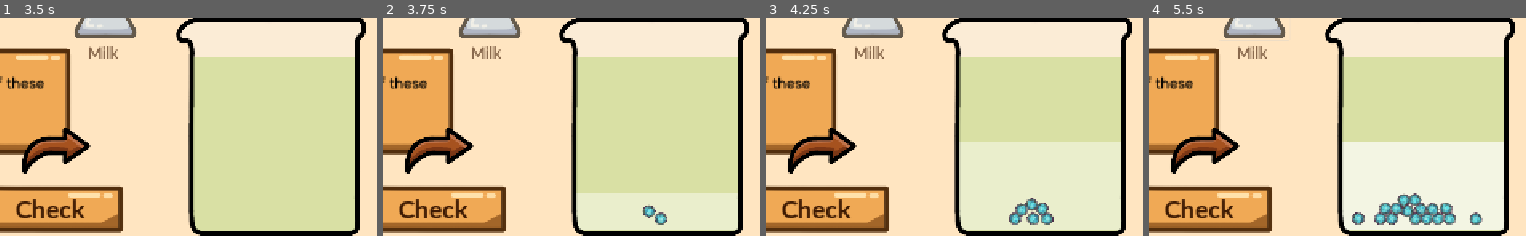
Above: before the commit, frames 1-4 (left to right).
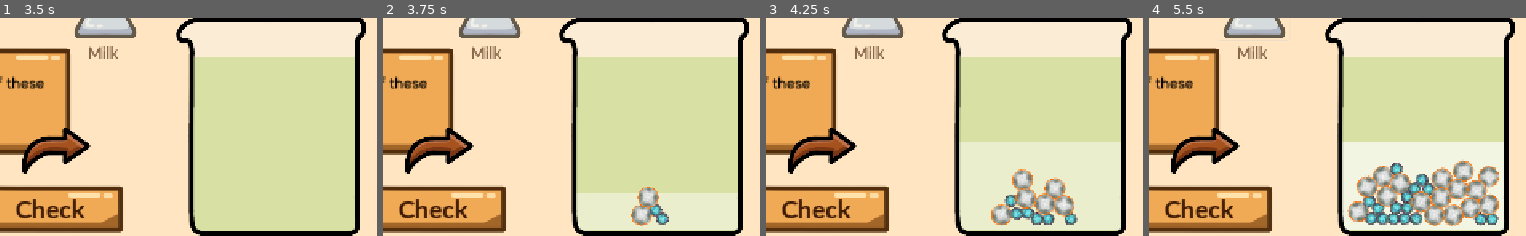
Above: after the commit, the same moments.

Repository: Fae-aof/Digestion-Junction
Game: Godot game, scene res://Levels/level 1.tscn
Two runs of this game, one before a commit and one after it. Both use one fixed random seed, a clock stepped at 60 frames per second and the inputs below.
Inputs (mouse positions are % of the whole screen's width and height, from its top left):
- Up to frame 1 (3.5 s): click "Drain" at 0.5 s; click "Reset" at 1.25 s; click (5, 12) at 2.02 s; click "Water" at 2.75 s
- Up to frame 2 (3.75 s): click "Milk" at 3.5 s
- Up to frame 3 (4.25 s): no input
- Up to frame 4 (5.5 s): tap Enter at 4.25 s; move the mouse to (74, 44) at 4.27 s; hold Right 4.28-5.03 s; tap Alt at 4.35 s; click (74, 44) at 4.42 s; move the mouse to (30, 54) at 5.02 s; hold Down from 5.03 s (still down); tap Shift at 5.1 s
The pictures show only the part of the screen within x 50-100%, y 49-99%; the shares and areas given below are measured in that part.

Frame 1 is identical in both runs. In frame 2, 1.0% of the frame differs, in the area x 65-76%, y 77-96%; in frame 3, 3.1%; in frame 4, 8.2%, in the area x 52-93%, y 64-96%.

Commit message:
Added next section which allows player to use the solutions in the digestion system
- Camera can pan from lab area to the digestion track
- Players can pour the solution from the beaker into the track (currently represented by another beaker)
- Solution in the track area has the same solutions and breaks down the molecules

Diff:
--- /dev/null
+++ b/digestion-junction/Digestion Track/Resources/Molecule List.gd
@@ -0,0 +1,5 @@
+extends Resource
+
+class_name molecule_List
+
+@export var molecule_dict : Dictionary[PackedScene, int]
--- /dev/null
+++ b/digestion-junction/Digestion Track/Resources/track_molecules.tres
@@ -0,0 +1,13 @@
+[gd_resource type="Resource" script_class="molecule_List" format=3 uid="uid://c0fi0s4rej8pk"]
+
+[ext_resource type="PackedScene" uid="uid://b5tw7q72jl324" path="res://Nutrients/Starch.tscn" id="1_qcfym"]
+[ext_resource type="PackedScene" uid="uid://d1tamq3kgnvad" path="res://Nutrients/Protein.tscn" id="2_r2747"]
+[ext_resource type="Script" uid="uid://d1agw78g2qkh1" path="res://Digestion Track/Resources/Molecule List.gd" id="3_7g1nx"]
+
+[resource]
+script = ExtResource("3_7g1nx")
+molecule_dict = Dictionary[PackedScene, int]({
+ExtResource("1_qcfym"): 8,
+ExtResource("2_r2747"): 10
+})
+metadata/_custom_type_script = "uid://d1agw78g2qkh1"
--- /dev/null
+++ b/digestion-junction/Digestion Track/track_level.gd
@@ -0,0 +1,24 @@
+extends CanvasLayer
+
+@onready var solution_maker: CanvasLayer = $"Solution Maker"
+@onready var camera: Camera2D = $Camera2D
+@onready var mixed_scene = preload("res://Solution Making/mixed_solution.tscn")
+@onready var solution_marker: Marker2D = $"Solution Marker"
+
+func _on_to_track_pressed() -> void:
+	var tween = create_tween()
+	tween.tween_property(camera, "global_position", Vector2(1280, 0), 0.4)
+
+func _on_to_lab_pressed() -> void:
+	var tween = create_tween()
+	tween.tween_property(camera, "global_position", Vector2(0, 0), 0.4)
+
+
+func _on_pour_solution_pressed() -> void:
+	add_solution(solution_maker.components)
+
+func add_solution(components : Array):
+	var new_solution = mixed_scene.instantiate()
+	solution_marker.add_child(new_solution)
+	new_solution.position = Vector2(0, 0)
+	new_solution.fill_up(components)
--- /dev/null
+++ b/digestion-junction/Digestion Track/track_level.tscn
@@ -0,0 +1,79 @@
+[gd_scene format=3 uid="uid://broflgkg2jq7f"]
+
+[ext_resource type="PackedScene" uid="uid://dt11t02dlt8ws" path="res://Solution Making/solution_maker.tscn" id="1_6exo4"]
+[ext_resource type="Script" uid="uid://ce82m4g6pa35i" path="res://Digestion Track/track_level.gd" id="1_vb88u"]
+[ext_resource type="Texture2D" uid="uid://bfgnyi8sbya7r" path="res://Sprites/forward arrow.png" id="2_vb88u"]
+[ext_resource type="Texture2D" uid="uid://bar2076lmp0br" path="res://Sprites/back arrow.png" id="3_uqpas"]
+[ext_resource type="PackedScene" uid="uid://bkcfulmrtllt3" path="res://Solution Making/container.tscn" id="5_fe8wv"]
+[ext_resource type="PackedScene" uid="uid://co71wxdgxlkv" path="res://Spawner/spawner.tscn" id="6_44aes"]
+[ext_resource type="Script" uid="uid://chscomoh11xkm" path="res://Digestion Track/track_spawner.gd" id="7_44aes"]
+[ext_resource type="Resource" uid="uid://c0fi0s4rej8pk" path="res://Digestion Track/Resources/track_molecules.tres" id="8_nf48s"]
+
+[sub_resource type="StyleBoxFlat" id="StyleBoxFlat_1vivr"]
+bg_color = Color(1, 0.8980392, 0.75686276, 1)
+
+[node name="Track Level" type="CanvasLayer" unique_id=1752386766]
+layer = 2
+follow_viewport_enabled = true
+script = ExtResource("1_vb88u")
+
+[node name="Solution Maker" parent="." unique_id=447134398 instance=ExtResource("1_6exo4")]
+follow_viewport_enabled = true
+cheats = true
+
+[node name="Panel" type="Panel" parent="." unique_id=1898073826]
+anchors_preset = 15
+anchor_right = 1.0
+anchor_bottom = 1.0
+offset_left = 1280.0
+offset_right = 1280.0
+grow_horizontal = 2
+grow_vertical = 2
+theme_override_styles/panel = SubResource("StyleBoxFlat_1vivr")
+
+[node name="To Track" type="Button" parent="." unique_id=54326457]
+offset_left = 1097.0
+offset_top = 598.0
+offset_right = 1279.0
+offset_bottom = 720.0
+icon = ExtResource("2_vb88u")
+flat = true
+
+[node name="Pour Solution" type="Button" parent="." unique_id=968672212]
+offset_left = 1472.0
+offset_top = 208.0
+offset_right = 1654.0
+offset_bottom = 330.0
+theme_override_colors/font_color = Color(0, 0, 0, 1)
+theme_override_font_sizes/font_size = 42
+text = "Pour"
+icon = ExtResource("2_vb88u")
+flat = true
+icon_alignment = 1
+vertical_icon_alignment = 0
+
+[node name="To Lab" type="Button" parent="." unique_id=1669106102]
+offset_left = 1280.0
+offset_top = 598.0
+offset_right = 1462.0
+offset_bottom = 720.0
+icon = ExtResource("3_uqpas")
+flat = true
+
+[node name="Camera2D" type="Camera2D" parent="." unique_id=529686251]
+anchor_mode = 0
+
+[node name="Container" parent="." unique_id=1660461192 instance=ExtResource("5_fe8wv")]
+position = Vector2(1893, 300)
+
+[node name="Solution Marker" type="Marker2D" parent="." unique_id=785830186]
+position = Vector2(1899, 438)
+
+[node name="Spawner" parent="." unique_id=261790585 instance=ExtResource("6_44aes")]
+position = Vector2(1886, 55)
+script = ExtResource("7_44aes")
+molecule_list = ExtResource("8_nf48s")
+
+[connection signal="pressed" from="To Track" to="." method="_on_to_track_pressed"]
+[connection signal="pressed" from="Pour Solution" to="." method="_on_pour_solution_pressed"]
+[connection signal="pressed" from="To Lab" to="." method="_on_to_lab_pressed"]
--- /dev/null
+++ b/digestion-junction/Digestion Track/track_spawner.gd
@@ -0,0 +1,24 @@
+extends Node2D
+
+@onready var top_left: Marker2D = $Top_Left
+@onready var bottom_right: Marker2D = $Bottom_Right
+@export var molecule_list : molecule_List
+var nutrient_scene
+var x
+var y
+
+
+# Called when the node enters the scene tree for the first time.
+func _ready() -> void:
+	x = bottom_right.position.x
+	y = bottom_right.position.y
+	bottom_right.queue_free()
+	top_left.queue_free()
+	var dict = molecule_list.molecule_dict
+	for i in dict:
+		for h in dict[i]:
+			var nutrient = i.instantiate()
+			nutrient.global_position = Vector2(randf_range(-x, x), randf_range(-y, y))
+
+			add_child(nutrient)
+			await get_tree().create_timer(0.08).timeout
--- a/digestion-junction/Levels/level 4.tscn
+++ b/digestion-junction/Levels/level 4.tscn
@@ -25,8 +25,8 @@
 
 [node name="Guide" type="Panel" parent="." unique_id=1112067197]
 offset_left = 103.0
-offset_top = 433.0
-offset_right = 746.0
+offset_top = 434.0
+offset_right = 748.0
 offset_bottom = 608.0
 theme_override_styles/panel = ExtResource("5_ku8fe")
 
--- a/digestion-junction/Solution Making/Solution List Resource/flask_sprite_list.tres
+++ b/digestion-junction/Solution Making/Solution List Resource/flask_sprite_list.tres
@@ -1,15 +1,17 @@
 [gd_resource type="Resource" script_class="sprite_list" format=3 uid="uid://ccguvsuuw4vx"]
 
 [ext_resource type="Script" uid="uid://mkeyn1cfuan6" path="res://Solution Making/Solution List Resource/sprite_list_resource.gd" id="1_w0y0l"]
-[ext_resource type="Texture2D" uid="uid://drpk17nam0lxs" path="res://Milestone 1 Sprites/red flask.png" id="2_4nq2r"]
-[ext_resource type="Texture2D" uid="uid://c5ce6v6ivt5qm" path="res://Milestone 1 Sprites/blue flask.png" id="3_y726c"]
-[ext_resource type="Texture2D" uid="uid://nci73bi47inx" path="res://Milestone 1 Sprites/yellow flask.png" id="4_4u26s"]
-[ext_resource type="Texture2D" uid="uid://gijwjhqvgcgr" path="res://Milestone 1 Sprites/green flask.png" id="5_c4vpu"]
-[ext_resource type="Texture2D" uid="uid://cyowm448pm8sg" path="res://Milestone 1 Sprites/purple flask.png" id="6_ye1yq"]
+[ext_resource type="Texture2D" uid="uid://dx7ucfg5yfjw8" path="res://Sprites/red flask.png" id="2_y726c"]
+[ext_resource type="Texture2D" uid="uid://cgf1a58kok4rl" path="res://Sprites/blue flask.png" id="3_4u26s"]
+[ext_resource type="Texture2D" uid="uid://dvv5bsy2dgg4x" path="res://Sprites/yellow flask.png" id="4_c4vpu"]
+[ext_resource type="Texture2D" uid="uid://bik02lfax13rg" path="res://Sprites/green flask.png" id="5_ye1yq"]
+[ext_resource type="Texture2D" uid="uid://bq7cypmb64anf" path="res://Sprites/purple flask.png" id="6_lx2l3"]
+[ext_resource type="Texture2D" uid="uid://1t8bu42w3jd2" path="res://Sprites/orange flask.png" id="7_u0io6"]
+[ext_resource type="Texture2D" uid="uid://bd0jaddj3ebtx" path="res://Sprites/pink flask.png" id="8_xntbl"]
 
 [resource]
 script = ExtResource("1_w0y0l")
-sprites = Array[Texture]([ExtResource("2_4nq2r"), ExtResource("3_y726c"), ExtResource("4_4u26s"), ExtResource("5_c4vpu"), ExtResource("6_ye1yq"), ExtResource("3_y726c"), ExtResource("4_4u26s"), ExtResource("5_c4vpu")])
-colours = Array[String](["ff666653", "98ffff53", "ffff8253", "8aff8c53", "ff9dff53", "98ffff53", "ffff8253", "8aff8c53"])
-numbers = Array[int]([0, 1, 2, 3, 4, 5, 6, 7])
+sprites = Array[Texture]([ExtResource("2_y726c"), ExtResource("3_4u26s"), ExtResource("4_c4vpu"), ExtResource("5_ye1yq"), ExtResource("6_lx2l3"), ExtResource("7_u0io6"), ExtResource("8_xntbl"), ExtResource("2_y726c"), ExtResource("3_4u26s"), ExtResource("4_c4vpu"), ExtResource("5_ye1yq"), ExtResource("6_lx2l3")])
+colours = Array[String](["ff666680", "1d77cb80", "fff32e80", "2cb72f80", "ac65fc80", "ec5d0080", "f42d8d80", "ff666680", "1d77cb80", "fff32e80", "2cb72f80", "ac65fc80"])
+numbers = Array[int]([0, 1, 2, 3, 4, 5, 6, 7, 8, 9, 10, 11])
 metadata/_custom_type_script = "uid://mkeyn1cfuan6"
--- a/digestion-junction/Solution Making/Solution List Resource/solution_list.tres
+++ b/digestion-junction/Solution Making/Solution List Resource/solution_list.tres
@@ -4,5 +4,5 @@
 
 [resource]
 script = ExtResource("1_4aktt")
-names = Array[String](["amylase", "protease", "lipase", "water", "hydrochloric acid", "sodium hydrogen carbonate", "mucin", "maltase"])
+names = Array[String](["amylase", "protease", "lipase", "hydrochloric acid", "sodium hydrogen carbonate", "mucin", "maltase", "lysozyme", "rennin", "pepsin", "lactase", "bile"])
 metadata/_custom_type_script = "uid://cqg0uuq8dlirv"
--- /dev/null
+++ b/digestion-junction/Solution Making/mixed_solution.gd
@@ -0,0 +1,52 @@
+extends Sprite2D
+
+var components = []
+var targets = []
+var enzyme_dict = {"amylase": "starch", "protease": "protein", "pepsin" : "protein",
+					"lipase": "fats", "maltase" : "maltose", "mucin" : null,
+					"water": null, "hydrochloric acid": null,
+					"sodium hydrogen carbonate": null,
+					"lysozyme" : "bacteria", "rennin" : "casein",
+					"lactase" : "lactose", "bile" : null,
+					"milk" :  null}
+var filled = false
+var moving = false
+
+# Called every frame. 'delta' is the elapsed time since the previous frame.
+func fill_up(solution: Array):
+	if !filled and !moving:
+		components = solution
+		for i in components:
+			targets.append(enzyme_dict[i])
+		moving = true
+		var tween_p = create_tween()
+		tween_p.tween_property(self, "position", position + Vector2(0, -130), 0.5)
+		var tween_s = create_tween()
+		tween_s.tween_property(self, "scale", Vector2(1.02, 1.1), 0.5)
+		await get_tree().create_timer(0.5).timeout
+		filled = true
+		moving = false
+
+func empty():
+	if filled and !moving:
+		moving = true
+		var tween_p = create_tween()
+		tween_p.tween_property(self, "position", position - Vector2(0, -130), 0.5)
+		var tween_s = create_tween()
+		tween_s.tween_property(self, "scale", Vector2(1.02, 0.05), 0.5)
+		await get_tree().create_timer(0.5).timeout
+		filled = false
+		moving = false
+		queue_free()
+
+
+func _on_area_2d_body_entered(body: Node2D) -> void:
+	if components.has("protease"):
+		targets.append("polypeptide")
+	elif components.has("bile"):
+		if body.is_in_group("fats"):
+			body.emulsify()
+	var group = body.get_groups()
+	if group != []:
+		if targets.has(group[0]):
+			body.break_down()
--- /dev/null
+++ b/digestion-junction/Solution Making/mixed_solution.tscn
@@ -0,0 +1,21 @@
+[gd_scene format=3 uid="uid://caat2krr6imft"]
+
+[ext_resource type="Texture2D" uid="uid://ce4hekv5b6r6y" path="res://Milestone 1 Sprites/untitled@4x (2).png" id="1_0n77d"]
+[ext_resource type="Script" uid="uid://cehg21oe0f3aq" path="res://Solution Making/mixed_solution.gd" id="2_0n77d"]
+
+[sub_resource type="RectangleShape2D" id="RectangleShape2D_1vivr"]
+size = Vector2(255, 253)
+
+[node name="Solution" type="Sprite2D" unique_id=1068114312]
+modulate = Color(0.12156863, 0.32941177, 1, 0.3254902)
+scale = Vector2(1, 0.05)
+texture = ExtResource("1_0n77d")
+script = ExtResource("2_0n77d")
+
+[node name="Area2D" type="Area2D" parent="." unique_id=2002251178]
+
+[node name="CollisionShape2D" type="CollisionShape2D" parent="Area2D" unique_id=1444516645]
+position = Vector2(0.5, 0.5)
+shape = SubResource("RectangleShape2D_1vivr")
+
+[connection signal="body_entered" from="Area2D" to="." method="_on_area_2d_body_entered"]
--- a/digestion-junction/Solution Making/solution_maker.gd
+++ b/digestion-junction/Solution Making/solution_maker.gd
@@ -67,6 +67,8 @@
 	var all_molecules = spawner.get_children()
 	for i in all_molecules:
 		i.queue_free()
+	for i in $Casein.get_children():
+		i.queue_free()
 
 func flask_pressed(solution_name : String, colour : String):
 	add_solution(solution_name, colour)
@@ -135,6 +137,6 @@
 		if spawner.mucus_added == true:
 			nutrient.soft = true
 			casein.soft = true
-		spawner.add_child(casein)
+		add_child(casein)
 		await get_tree().create_timer(0.1).timeout
 	change_pH(7)
--- a/digestion-junction/Solution Making/solution_maker.tscn
+++ b/digestion-junction/Solution Making/solution_maker.tscn
@@ -1,7 +1,9 @@
 [gd_scene format=3 uid="uid://dt11t02dlt8ws"]
 
 [ext_resource type="Script" uid="uid://bkhst1y0o17i8" path="res://Solution Making/solution_maker.gd" id="1_l5vax"]
+[ext_resource type="Resource" uid="uid://b76eq2sc3kqy6" path="res://Solution Making/Solution List Resource/solution_list.tres" id="2_eh6d0"]
 [ext_resource type="FontFile" uid="uid://7plxl34vckcd" path="res://Fonts/Lato-Bold.ttf" id="3_8wuea"]
+[ext_resource type="Resource" uid="uid://ccguvsuuw4vx" path="res://Solution Making/Solution List Resource/flask_sprite_list.tres" id="3_lrdnn"]
 [ext_resource type="StyleBox" uid="uid://dxe7ss00688x1" path="res://Styleboxes/Button Orange.tres" id="4_8wuea"]
 [ext_resource type="PackedScene" uid="uid://bkcfulmrtllt3" path="res://Solution Making/container.tscn" id="4_g6usb"]
 [ext_resource type="PackedScene" uid="uid://co71wxdgxlkv" path="res://Spawner/spawner.tscn" id="6_jpax7"]
@@ -24,8 +26,12 @@
 
 [node name="Solution Maker" type="CanvasLayer" unique_id=447134398 groups=["indicator"]]
 script = ExtResource("1_l5vax")
+solutions_list = ExtResource("2_eh6d0")
+sprites_list = ExtResource("3_lrdnn")
+flask_count = 12
 
 [node name="Panel" type="Panel" parent="." unique_id=936418971]
+custom_minimum_size = Vector2(1280, 0)
 anchors_preset = 15
 anchor_right = 1.0
 anchor_bottom = 1.0
@@ -242,6 +248,8 @@
 [node name="Marker2D" type="Marker2D" parent="Milk" unique_id=1083659874]
 position = Vector2(544.53784, 692.4369)
 
+[node name="Casein" type="Node2D" parent="." unique_id=678704765]
+
 [connection signal="pressed" from="Drain" to="." method="_on_drain_pressed"]
 [connection signal="pressed" from="Reset" to="." method="_on_reset_pressed"]
 [connection signal="pressed" from="pH button" to="." method="_on_p_h_button_pressed"]
--- a/digestion-junction/Solution Making/water.gd
+++ /dev/null
@@ -1,11 +0,0 @@
-extends Control
-
-
-# Called when the node enters the scene tree for the first time.
-func _ready() -> void:
-	pass # Replace with function body.
-
-
-# Called every frame. 'delta' is the elapsed time since the previous frame.
-func _process(delta: float) -> void:
-	pass
Not shown, added: digestion-junction/Digestion Track/Resources/Molecule List.gd.uid
Not shown, added: digestion-junction/Digestion Track/track_level.gd.uid
Not shown, added: digestion-junction/Digestion Track/track_spawner.gd.uid
Not shown, added: digestion-junction/Solution Making/mixed_solution.gd.uid
Not shown, removed: digestion-junction/Solution Making/water.gd.uid
